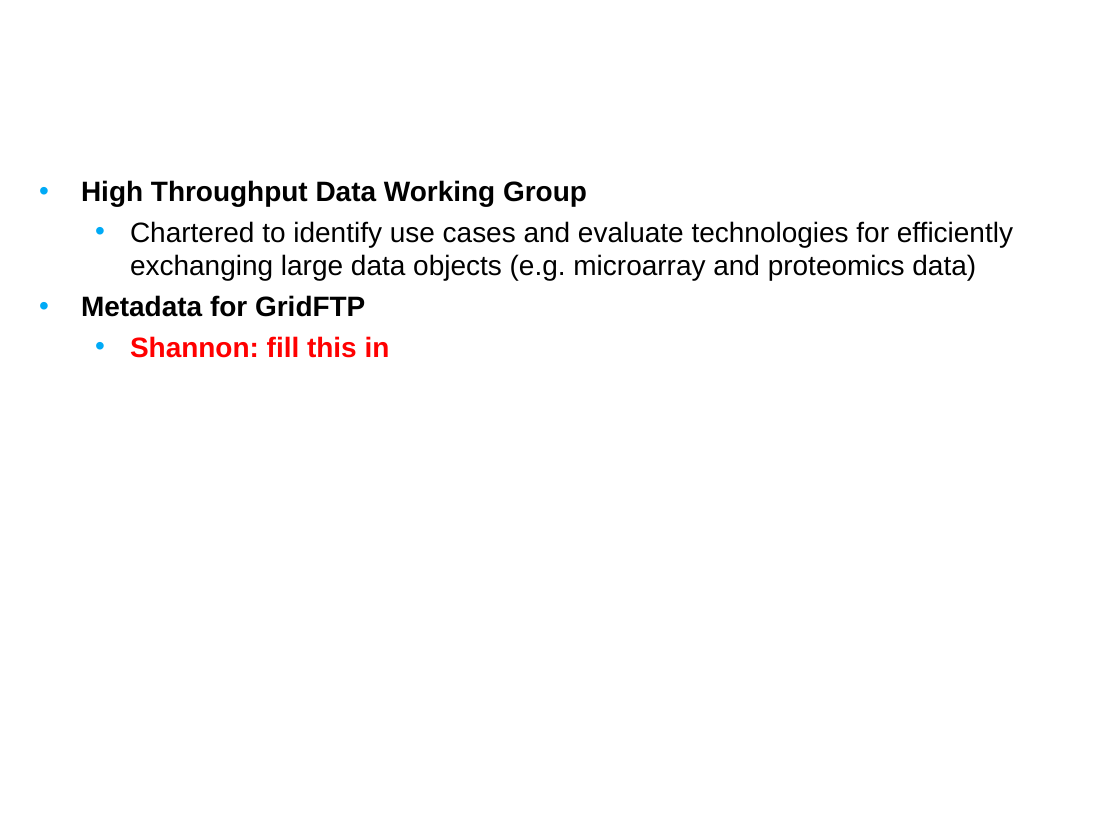
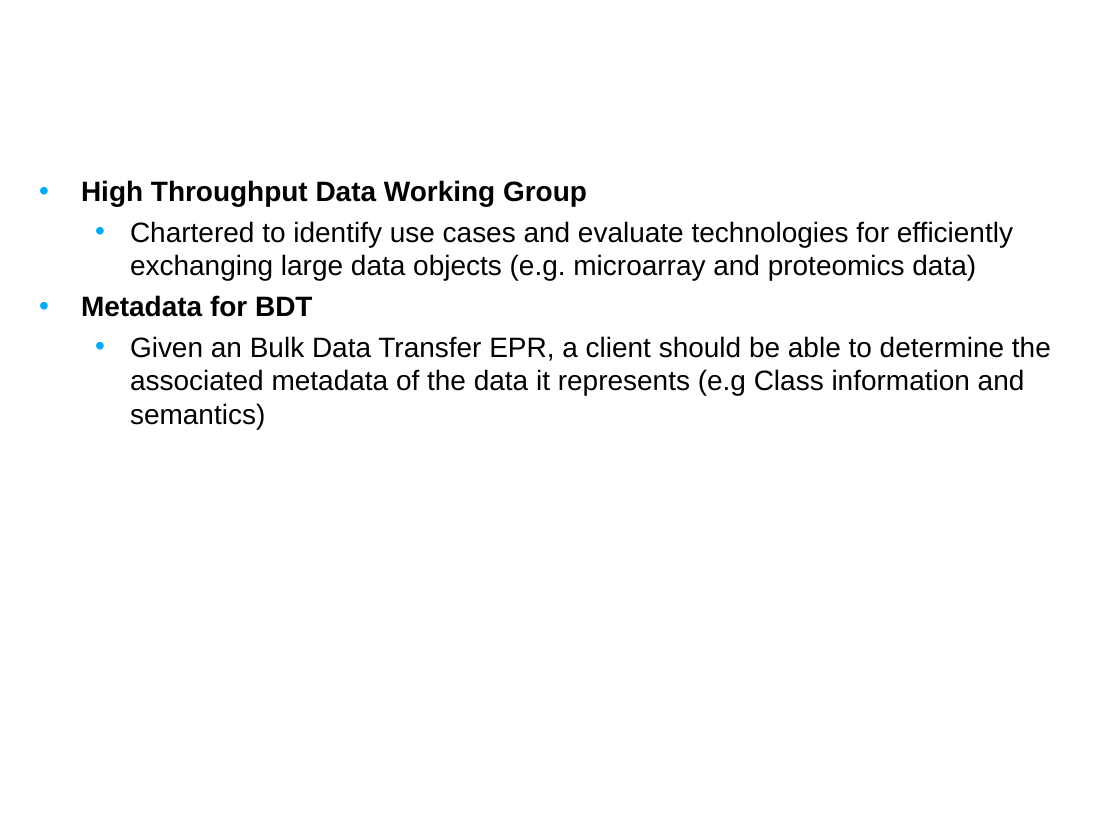
Before and after one commit to NCIP/cagrid-docs, a slide deck: slide 28 of presentations/200708_VCDE_ARCH/20070806_Day1_Future_Planning.ppt (slide 14 before the commit). Drawn at 1120x840 pixels with LibreOffice and Linux fonts; fonts in the diff are those of the drawing; background and template pictures are left out. Boxes give left, top, right and bottom in pixels: in the first picture for what was removed or moved away, otherwise in the second. Text is boxed around its words. In the diff, an @@ line names an element or a change of style, - is before the commit and + after.

```diff
--- a/presentations/200708_VCDE_ARCH/20070806_Day1_Future_Planning.ppt
+++ b/presentations/200708_VCDE_ARCH/20070806_Day1_Future_Planning.ppt
@@ text at box(81, 295, 1051, 429): text changed; bold off @@
-• Metadata for GridFTP
-  • Shannon: fill this in
+• Metadata for BDT
+  • Given an Bulk Data Transfer EPR, a client should be able to determine the associated metadata of the data it represents (e.g Class information and semantics)
```
Also in this commit, not shown: 2 other slides changed, 21 slides added, 6 slides removed.
